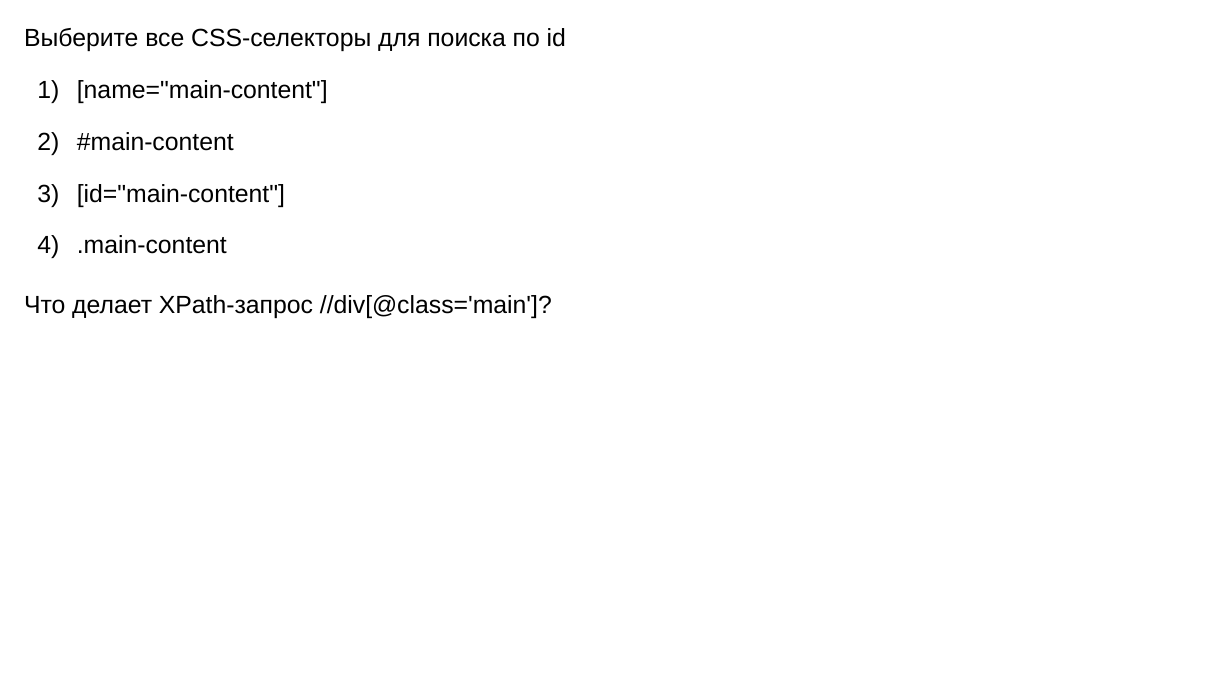
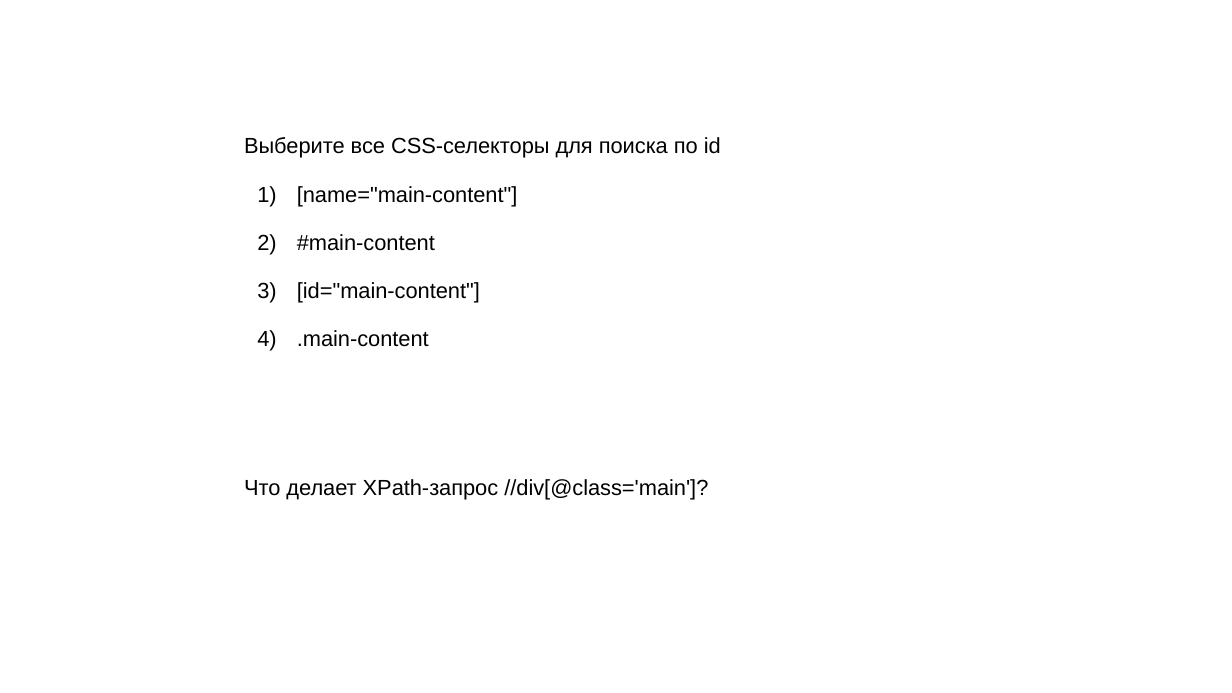
Before and after one commit to ANMerlinka/interview, a slide deck: slide 5 of tasks.pptx. Drawn at 1232x693 pixels with LibreOffice and Linux fonts; fonts in the diff are those of the drawing; background and template pictures are left out. Boxes give left, top, right and bottom in pixels: in the first picture for what was removed or moved away, otherwise in the second. Text is boxed around its words. In the diff, an @@ line names an element or a change of style, - is before the commit and + after.

Commit message:
update

```diff
--- a/tasks.pptx
+++ b/tasks.pptx
@@ text "Выберите все CSS-селекторы для поиска ...": place and size @@
-text "Выберите все CSS-селекторы для поиска ..." at [24,28,566,318]
+text "Выберите все CSS-селекторы для поиска ..." at [244,137,721,500]
@@ text "Выберите все CSS-селекторы для поиска ..." at [244,137,721,500]: size 16 to 14.1 pt @@
```
Also in this commit, not shown: 2 other slides changed, 1 slide added.
